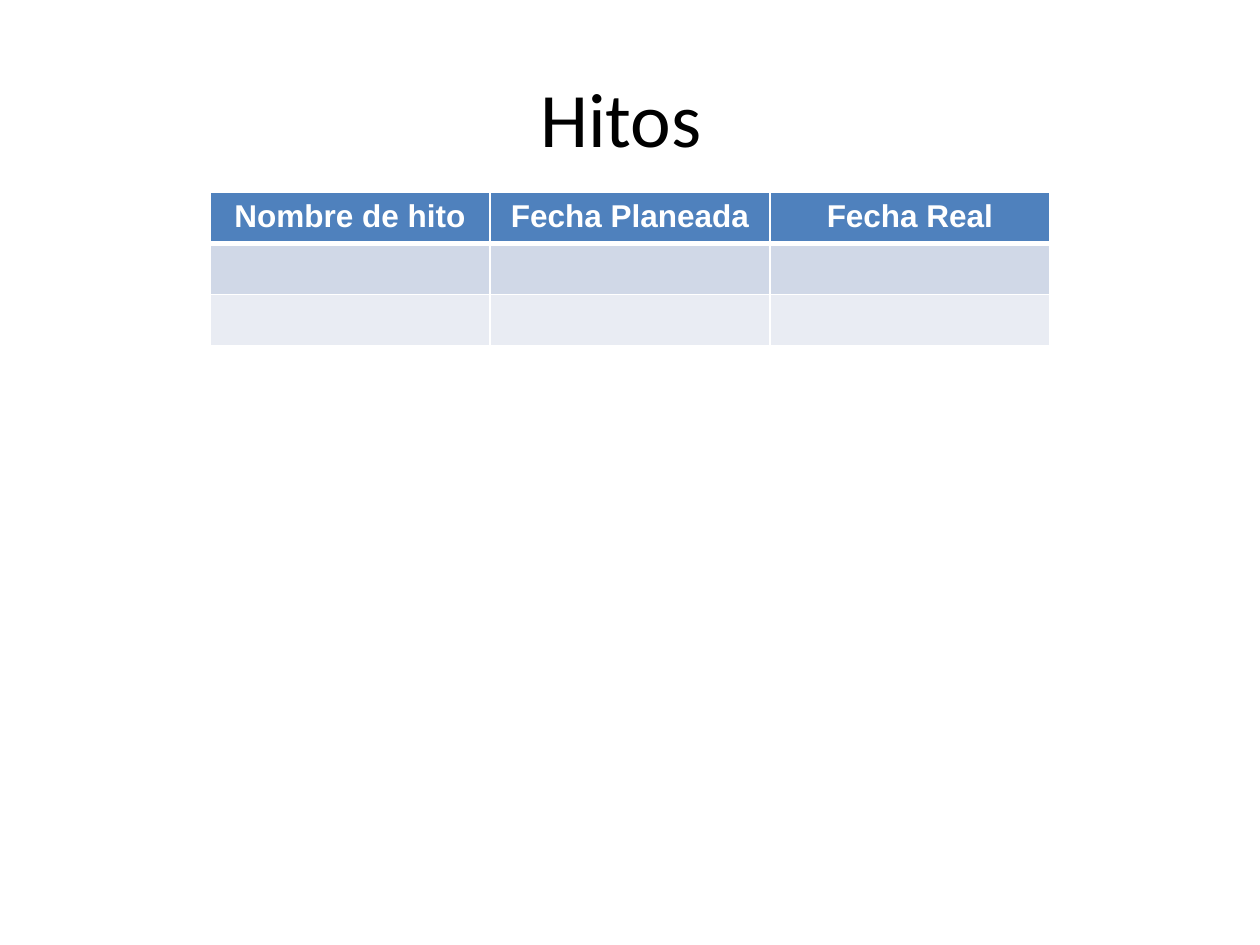
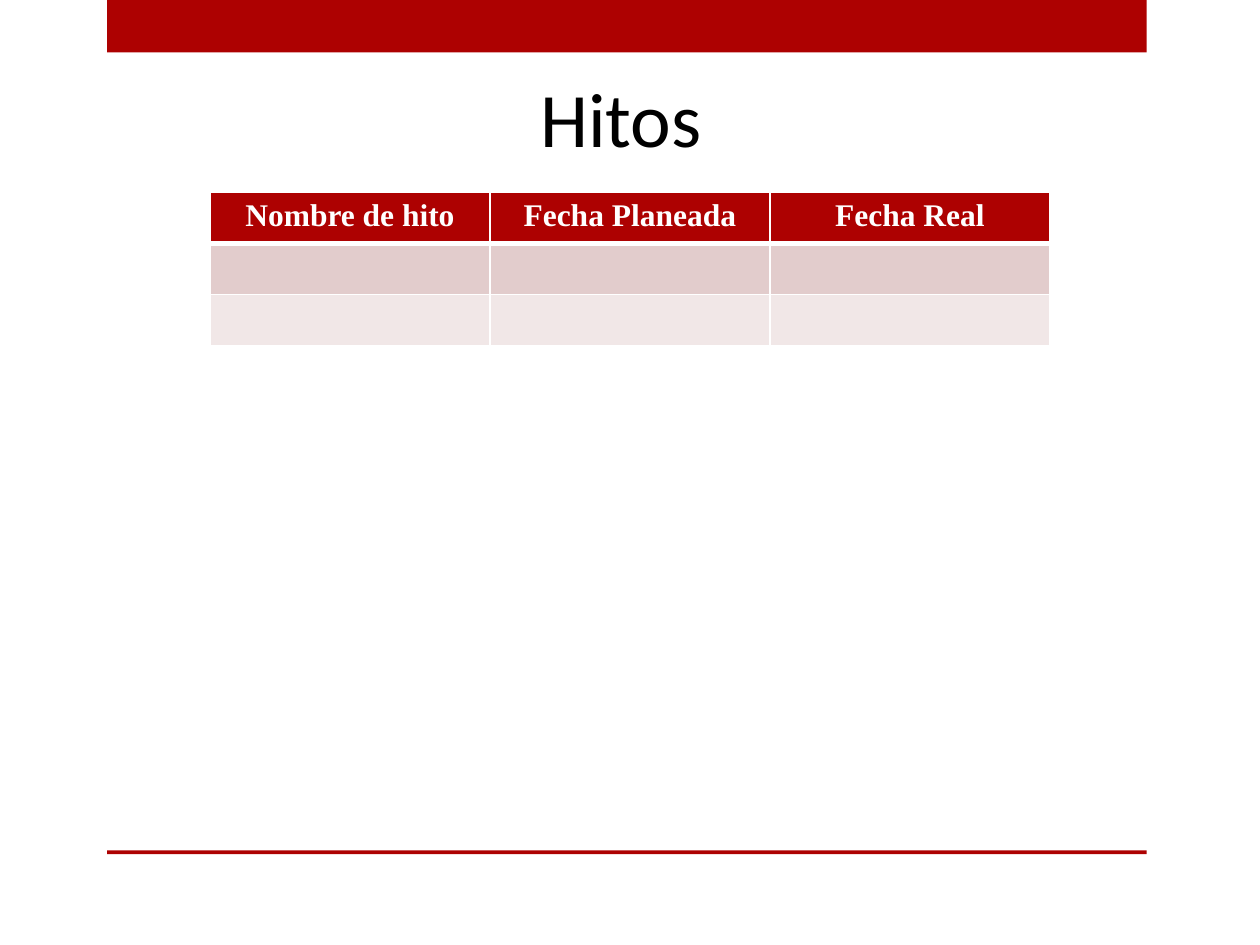
Before and after one commit to ricardo-novelasos/SOSQTP, a slide deck: slide 2 of Organización/Métricas y monitoreo/PTL_Reporte_monitoreo.pptx. Drawn at 1260x945 pixels with LibreOffice and Linux fonts; fonts in the diff are those of the drawing; background and template pictures are left out. Boxes give left, top, right and bottom in pixels: in the first picture for what was removed or moved away, otherwise in the second. Text is boxed around its words. In the diff, an @@ line names an element or a change of style, - is before the commit and + after.

```diff
--- a/Organización/Métricas y monitoreo/PTL_Reporte_monitoreo.pptx
+++ b/Organización/Métricas y monitoreo/PTL_Reporte_monitoreo.pptx
@@ rectangle added at [107, 0, 1147, 53], fill #AD0101 @@
@@ table at [210, 193, 1050, 346] @@
@@ fill #4F81BD to #AD0101 in row 1 @@
@@ fill #D0D8E8 to #E3CCCC in row 2 @@
@@ fill #E9EDF4 to #F1E7E7 in row 3 @@
@@ font Arial to Times New Roman @@
@@ rectangle added at [107, 850, 1147, 854], fill #AD0101 @@
```
Also in this commit, not shown: 11 other slides changed.
